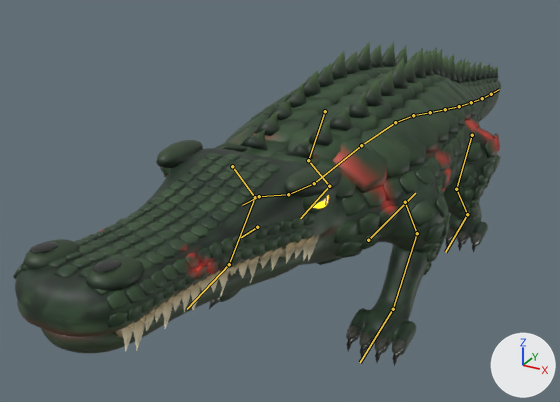
What one commit did to the glTF model assets/models/dinos/alpha-sarcosuchus.glb.
One viewpoint serves both versions: a 50 mm lens placed at (4.95, -12.55, 6.69), pointed at (-1.48, -0.86, 0.84). The lights are fixed; the arrows at lower right show +X, +Y and +Z. The first picture is the older version. Both versions are drawn at frame 26 of the action 'AlphaSarcosuchus_Ambush'; the numbers are the values there. The bones that bend it are drawn over the model as lines.

The first picture shows 'AlphaSarcosuchus'.
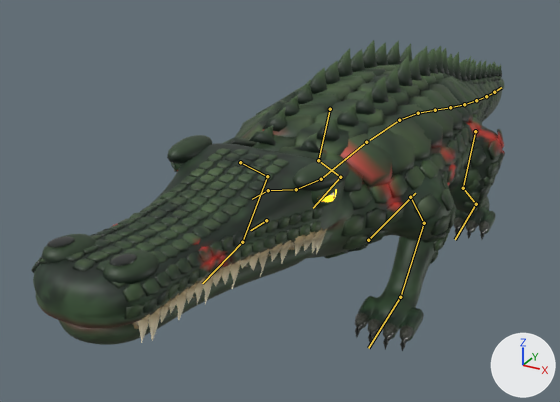
The edits, one by one:
Bone 'Body' (bone_body) moves from (0.0, 0.58, 0.02) to (0.0, 0.34, 0.02).
Bone 'BackUpLegL' (bone_backuplegl) turns from (0, 0, 0) to (14, 0, 0) degrees about its own x, y and z.
Bone 'BackLowLegL' (bone_backlowlegl) turns from (0, 0, 0) to (-6, 0, 0) degrees about its own x, y and z.
Bone 'BackFootL' (bone_backfootl) turns from (0, 0, 0) to (-8, 0, 0) degrees about its own x, y and z.
Bone 'BackUpLegR' (bone_backuplegr) turns from (0, 0, 0) to (14, 0, 0) degrees about its own x, y and z.
Bone 'BackLowLegR' (bone_backlowlegr) turns from (0, 0, 0) to (-6, 0, 0) degrees about its own x, y and z.
Bone 'BackFootR' (bone_backfootr) turns from (0, 0, 0) to (-8, 0, 0) degrees about its own x, y and z.
Bone 'FrontUpLegL' (bone_frontuplegl) turns from (0, 0, 0) to (5, 0, 0) degrees about its own x, y and z.
Bone 'FrontLowLegL' (bone_frontlowlegl) turns from (0, 0, 0) to (-5, 0, 0) degrees about its own x, y and z.
Bone 'FrontUpLegR' (bone_frontuplegr) turns from (0, 0, 0) to (18, 0, 0) degrees about its own x, y and z.
Bone 'FrontLowLegR' (bone_frontlowlegr) turns from (0, 0, 0) to (-17, 0, 0) degrees about its own x, y and z.
Bone 'Head' (bone_head) turns from (-7, 0, 0) to (-6, 0, 0) degrees about its own x, y and z.
Bone 'Tail7' (bone_tail7) turns from (0, 0, 1) to (0, 0, 2) degrees about its own x, y and z.

Changed parts and their boxes (x1, y1, x2, y2) in the pictures (560 x 402 px):
'AlphaSarcosuchus', posed
    before: (13, 42, 501, 366)
    after: (32, 40, 505, 351)
bone 'Body', root to tip
    before: (395, 122) to (364, 143)
    after: (399, 120) to (370, 140)
bone 'BackUpLegL', root to tip
    before: (472, 135) to (456, 189)
    after: (475, 131) to (463, 188)
bone 'BackLowLegL', root to tip
    before: (456, 189) to (467, 214)
    after: (463, 188) to (476, 204)
bone 'BackFootL', root to tip
    before: (467, 214) to (445, 252)
    after: (476, 204) to (455, 239)
bone 'BackUpLegR', root to tip
    before: (325, 111) to (308, 160)
    after: (330, 109) to (318, 160)
bone 'BackLowLegR', root to tip
    before: (308, 160) to (329, 186)
    after: (318, 160) to (340, 177)
bone 'BackFootR', root to tip
    before: (329, 186) to (300, 218)
    after: (340, 177) to (313, 208)
bone 'FrontUpLegL', root to tip
    before: (405, 202) to (417, 233)
    after: (410, 197) to (424, 223)
bone 'FrontLowLegL', root to tip
    before: (417, 233) to (393, 309)
    after: (424, 223) to (400, 297)
bone 'FrontUpLegR', root to tip
    before: (232, 166) to (255, 197)
    after: (240, 162) to (267, 176)
bone 'FrontLowLegR', root to tip
    before: (255, 197) to (229, 264)
    after: (267, 176) to (242, 242)
bone 'Head', root to tip
    before: (259, 196) to (242, 205)
    after: (268, 190) to (252, 199)
bone 'Tail7', root to tip
    before: (482, 98) to (491, 94)
    after: (486, 96) to (494, 92)
